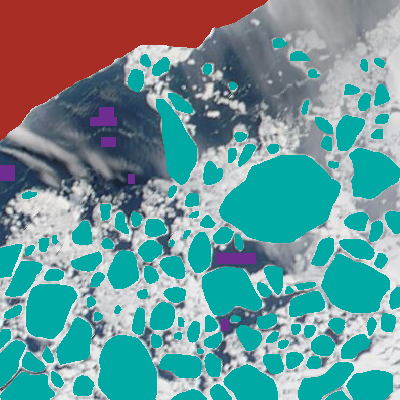
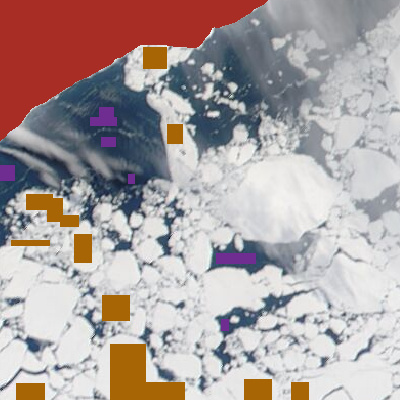
Before/after of a 400 x 400 layered artwork. What changed in the layer stack:
added layer "ice samples" (2nd of 2) above "ice floes" over (11, 47, 309, 400)
hid "ice floes" (2nd of 2) over (0, 38, 400, 400)
